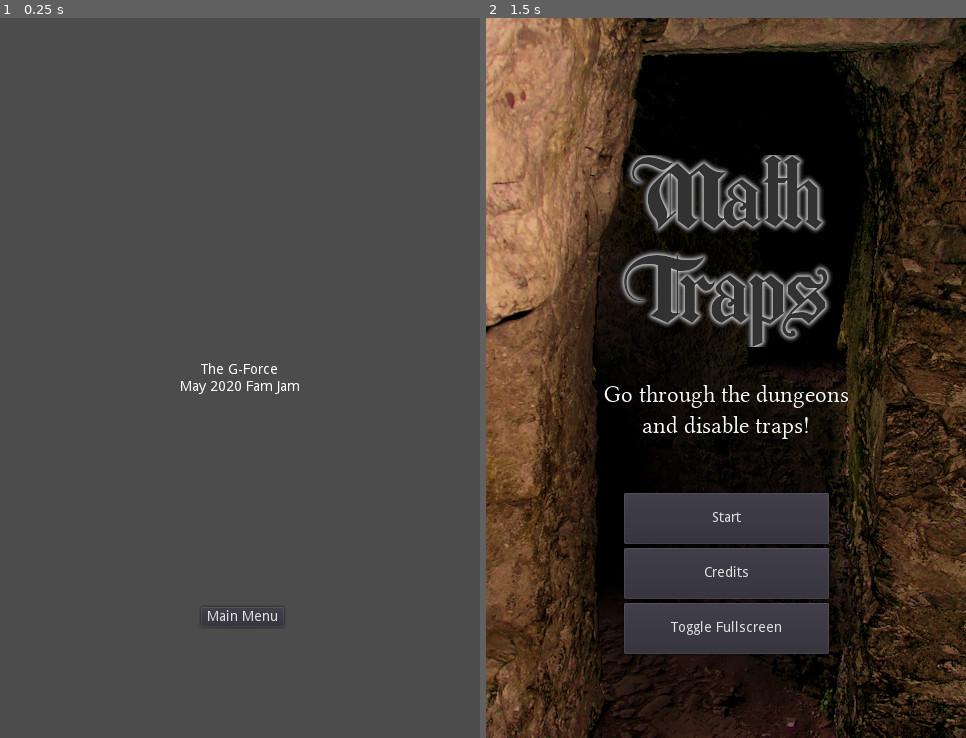
Above: before the commit, frames 1-2 (left to right).
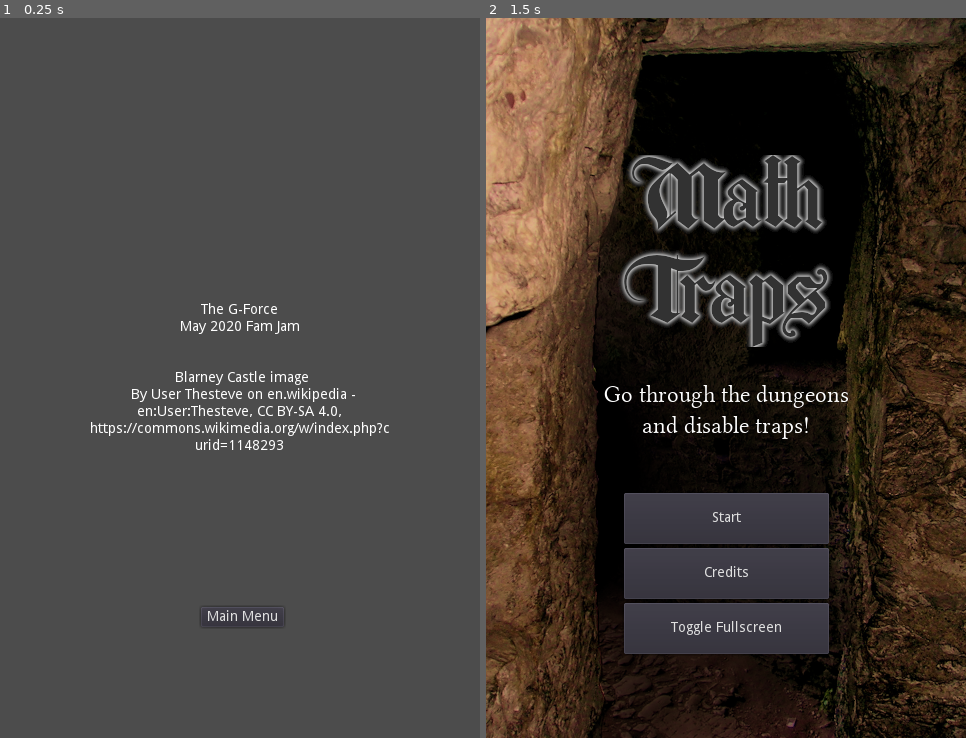
Above: after the commit, the same moments.

Repository: the-g-force/FamJam-May2020
Game: Godot game, scene res://src/CreditsScene.tscn
Two runs of this game, one before a commit and one after it. Both use one fixed random seed, a clock stepped at 60 frames per second and the inputs below. This scene is started directly instead of the project's main scene.
Inputs:
- Up to frame 1 (0.25 s): no input
- Up to frame 2 (1.5 s): tap Enter at 0.5 s; click "Main Menu" at 1.25 s

The runs differ from the first frame. In frame 1, 1.6% of the frame differs, in the area x 18-82%, y 39-60%; in frame 2, nothing differs.

Commit message:
Add fullscreen traps and change to credit screen

Diff:
--- a/project/src/CreditsScene.tscn
+++ b/project/src/CreditsScene.tscn
@@ -15,13 +15,18 @@
 anchor_top = 0.5
 anchor_right = 0.5
 anchor_bottom = 0.5
-margin_left = -60.0
-margin_top = -15.5
-margin_right = 60.0
-margin_bottom = 15.5
+margin_left = -152.0
+margin_top = -75.0
+margin_right = 152.0
+margin_bottom = 75.0
 text = "The G-Force
-May 2020 Fam Jam"
+May 2020 Fam Jam
+
+
+ Blarney Castle image
+  By User Thesteve on en.wikipedia - en:User:Thesteve, CC BY-SA 4.0, https://commons.wikimedia.org/w/index.php?curid=1148293"
 align = 1
+autowrap = true
 __meta__ = {
 "_edit_use_anchors_": false
 }
Binary file added: project/assets/traps/arrows-screen.png
Not shown, added: project/assets/traps/arrows-screen.png.import
Binary file added: project/assets/traps/axes-screen.png
Not shown, added: project/assets/traps/axes-screen.png.import
Binary file added: project/assets/traps/pressure-screen.png
Not shown, added: project/assets/traps/pressure-screen.png.import
Binary file added: project/assets/traps/spear-screen.png
Not shown, added: project/assets/traps/spear-screen.png.import
